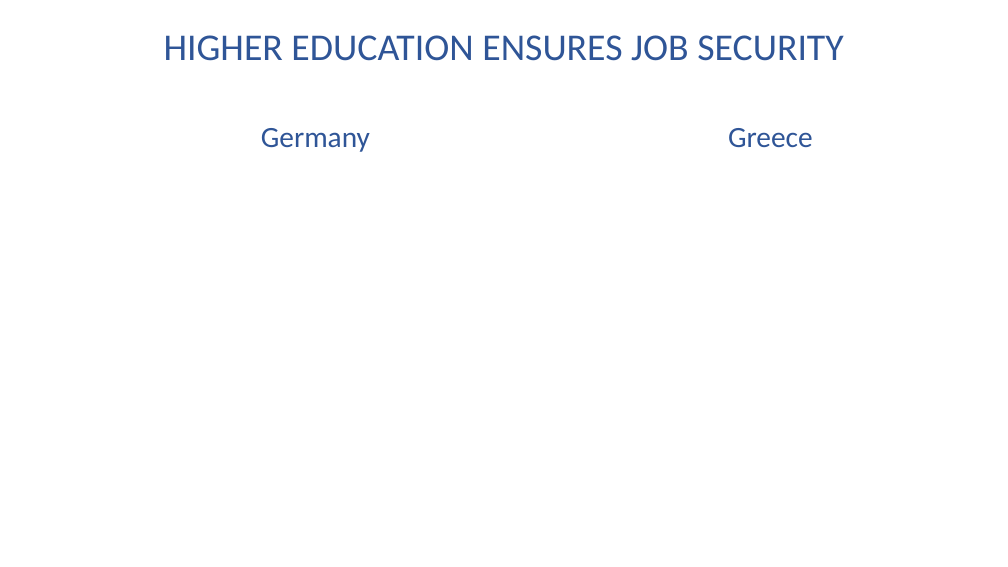
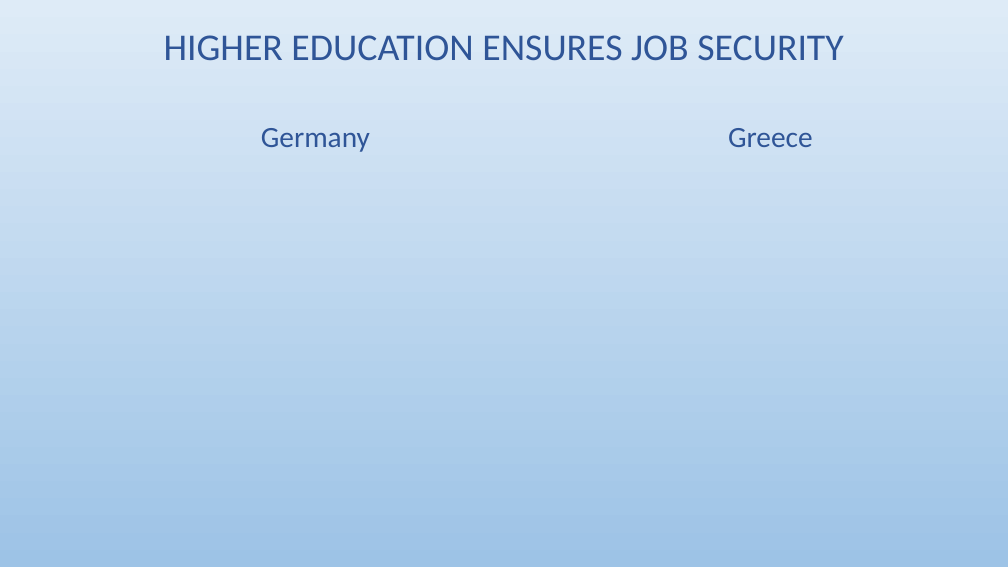
Before and after one commit to Malonk/unemployment_stats, a slide deck: slide 5 of data/output/unemployment_europe20200915.pptx (slide 6 before the commit). Drawn at 1008x567 pixels with LibreOffice and Linux fonts; fonts in the diff are those of the drawing. Boxes give left, top, right and bottom in pixels: in the first picture for what was removed or moved away, otherwise in the second. Text is boxed around its words. In the diff, an @@ line names an element or a change of style, - is before the commit and + after.

```diff
--- a/data/output/unemployment_europe20200915.pptx
+++ b/data/output/unemployment_europe20200915.pptx
@@ background #FFFFFF to gradient #DEEBF7 to #9DC3E6 @@
```
Also in this commit, not shown: 5 other slides changed, 1 slide added, 1 slide removed, 6 other files.
